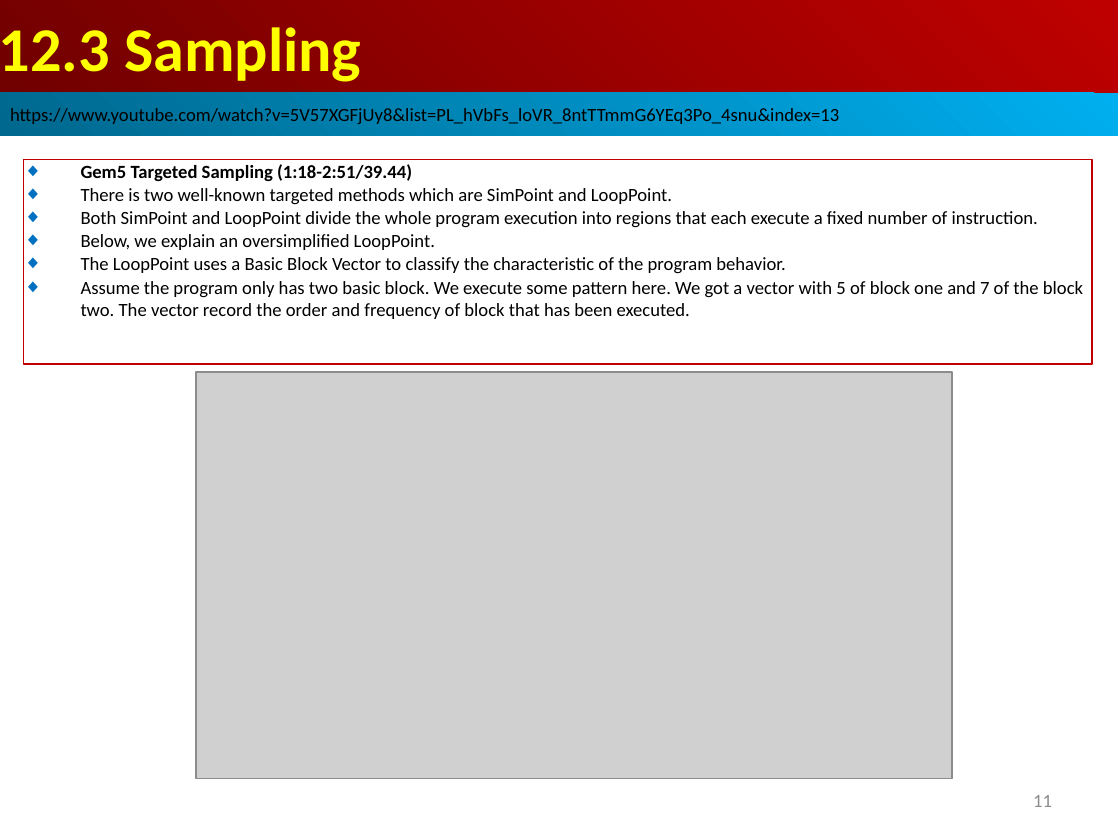
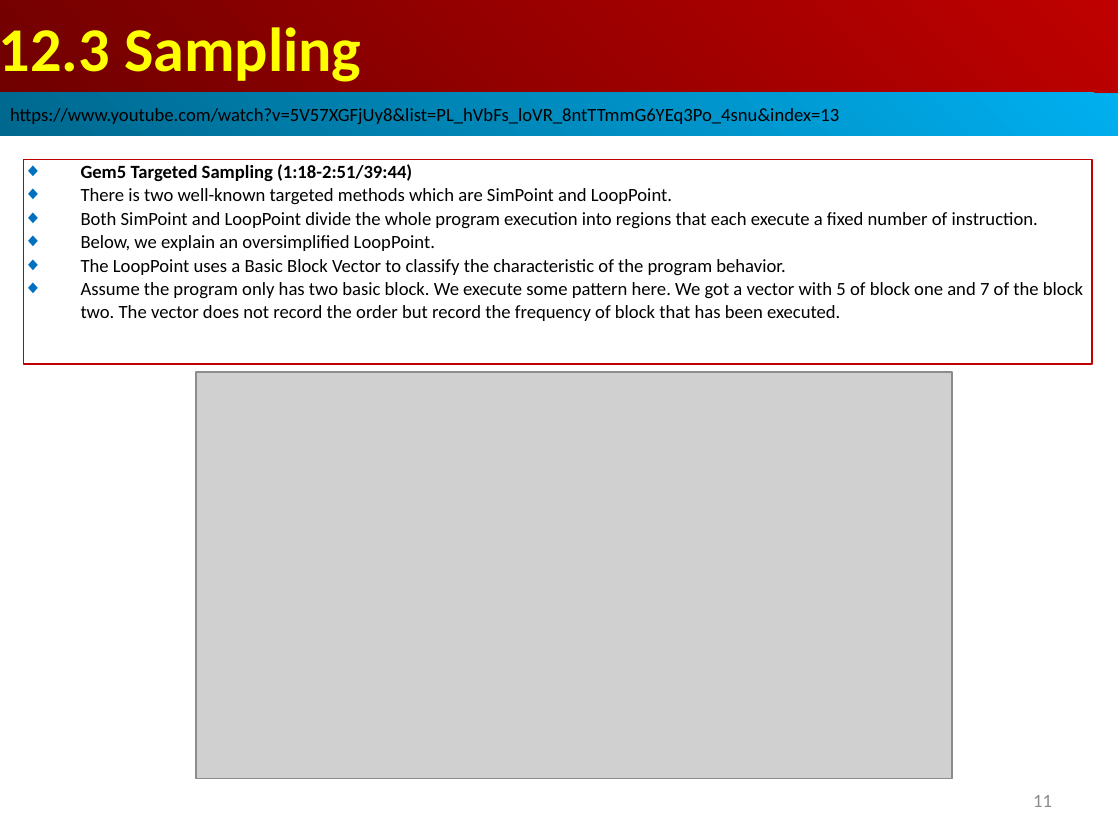
Before and after one commit to peterhchen/AIU_CS850_Gem5_McPAT, a slide deck: slide 11 of 050_Gem5/013.SampleSim/000_Video/013.SampleSim.ppt. Drawn at 1120x840 pixels with LibreOffice and Linux fonts; fonts in the diff are those of the drawing; grey boxes stand for pictures. Boxes give left, top, right and bottom in pixels: in the first picture for what was removed or moved away, otherwise in the second. Text is boxed around its words. In the diff, an @@ line names an element or a change of style, - is before the commit and + after.

```diff
--- a/050_Gem5/013.SampleSim/000_Video/013.SampleSim.ppt
+++ b/050_Gem5/013.SampleSim/000_Video/013.SampleSim.ppt
@@ text in rectangle at [81, 164, 412, 181]: text changed @@
-◆ Gem5 Targeted Sampling (1:18-2:51/39.44)
+◆ Gem5 Targeted Sampling (1:18-2:51/39:44)
@@ text in rectangle at [81, 282, 1083, 321]: text changed @@
-◆ Assume the program only has two basic block. We execute some pattern here. We got a vector with 5 of block one and 7 of the block two. The vector record the order and frequency of block that has been executed.
+◆ Assume the program only has two basic block. We execute some pattern here. We got a vector with 5 of block one and 7 of the block two. The vector does not record the order but record the frequency of block that has been executed.
```
Also in this commit, not shown: 7 other slides changed, 2 slides added.
